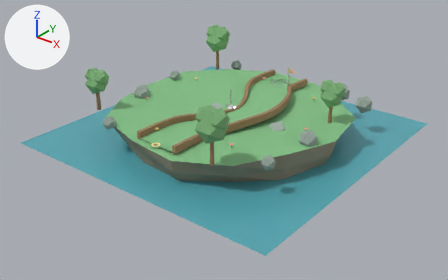
A saved change to the glTF model ui/3d/minigolf/course-03.glb.
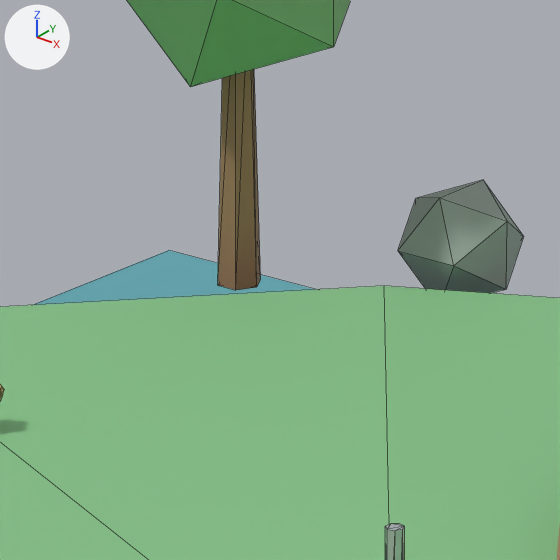
The first picture shows the older version from a 50 mm camera at (14.71, -18.84, 10.09) aimed at (0.25, -0.76, -1.12). The close-ups show the older and then the newer version on the part from 44% to 55% of the width and 16% to 33% of the height of that picture. Only the edits that show in the close-ups are written down. Every picture has the same lights, and +X, +Y and +Z are marked at upper left. The close-ups show mesh edges as thin lines.

The first close-up shows 'faceted-canopy.027', 'faceted-rock.022', 'garden-tree-trunk.009', 'island-turf-edge.002', 'putter-template', 'water-plane.002' and 1 more.
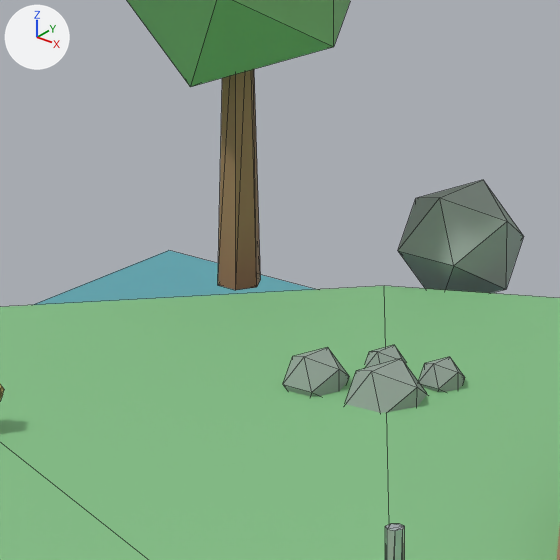
Where the change shows, as pixel boxes [x1, y1, x2, y2] in the close-ups (560 x 560 px):
'deco-pebble.038', added
    after: [345, 359, 427, 413]
'deco-pebble.037', added
    after: [283, 347, 349, 397]
'deco-pebble.039', added
    after: [419, 357, 465, 392]
'deco-pebble.036', added
    after: [365, 345, 406, 367]

The change, as a diff of the scene's bpy script:
```diff
--- a/ui/3d/minigolf/course-03.glb.py
+++ b/ui/3d/minigolf/course-03.glb.py
@@ me_deco_pebble_mesh_039 @@
+me_deco_pebble_mesh_039.from_pydata(...)  # an icosphere of 20 faces spanning x -2.189..-2.019, y 2.906..3.076, z -0.055..0.115
+me_deco_pebble_mesh_039.materials.append(mat_minigolf_rock_garden)  # grey #97a69b
@@ me_deco_pebble_mesh_038 @@
+me_deco_pebble_mesh_038.from_pydata(...)  # an icosphere of 20 faces spanning x -2.329..-2.023, y 2.575..2.882, z -0.153..0.153
+me_deco_pebble_mesh_038.materials.append(mat_minigolf_rock_garden)  # grey #97a69b
@@ me_deco_pebble_mesh_037 @@
+me_deco_pebble_mesh_037.from_pydata(...)  # an icosphere of 20 faces spanning x -2.614..-2.376, y 2.56..2.798, z -0.089..0.149
+me_deco_pebble_mesh_037.materials.append(mat_minigolf_rock_garden)  # grey #97a69b
@@ me_deco_pebble_mesh_036 @@
+me_deco_pebble_mesh_036.from_pydata(...)  # an icosphere of 20 faces spanning x -2.498..-2.328, y 2.941..3.111, z -0.085..0.085
+me_deco_pebble_mesh_036.materials.append(mat_minigolf_rock_garden)  # grey #97a69b
@@ ob_deco_pebble_039 @@
+ob_deco_pebble_039 = bpy.data.objects.new('deco-pebble.039', me_deco_pebble_mesh_039)
+ob_deco_pebble_039.location = (0.0, 0.0, 0.0)
@@ ob_deco_pebble_038 @@
+ob_deco_pebble_038 = bpy.data.objects.new('deco-pebble.038', me_deco_pebble_mesh_038)
+ob_deco_pebble_038.location = (0.0, 0.0, 0.0)
@@ ob_deco_pebble_037 @@
+ob_deco_pebble_037 = bpy.data.objects.new('deco-pebble.037', me_deco_pebble_mesh_037)
+ob_deco_pebble_037.location = (0.0, 0.0, 0.0)
@@ ob_deco_pebble_036 @@
+ob_deco_pebble_036 = bpy.data.objects.new('deco-pebble.036', me_deco_pebble_mesh_036)
+ob_deco_pebble_036.location = (0.0, 0.0, 0.0)
```
